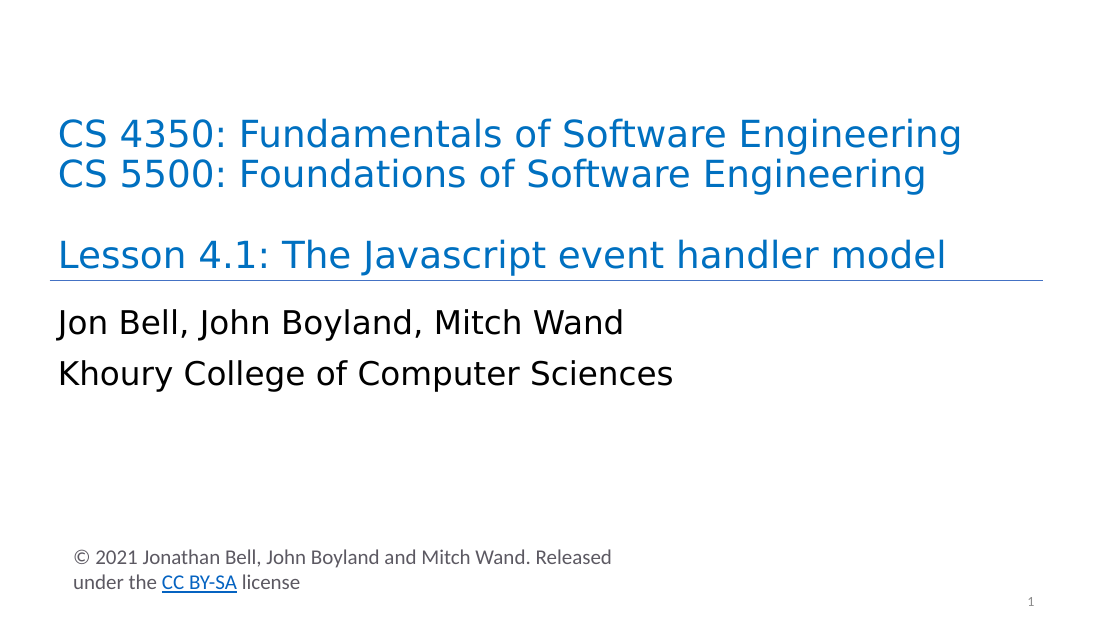
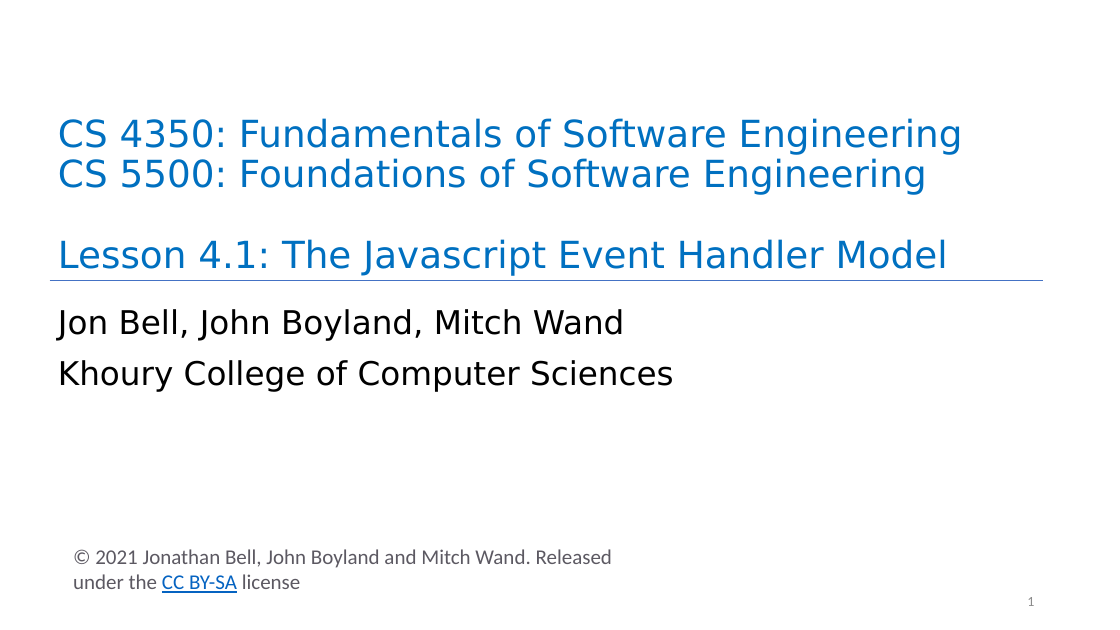
Before and after one commit to neu-se/CS4530-CS5500-Spring-2021, a slide deck: slide 1 of Slides/Lesson 4.1 The JavaScript Handler Model.pptx. Drawn at 1120x630 pixels with LibreOffice and Linux fonts; fonts in the diff are those of the drawing. Boxes give left, top, right and bottom in pixels: in the first picture for what was removed or moved away, otherwise in the second. Text is boxed around its words. In the diff, an @@ line names an element or a change of style, - is before the commit and + after.

```diff
--- a/Slides/Lesson 4.1 The JavaScript Handler Model.pptx
+++ b/Slides/Lesson 4.1 The JavaScript Handler Model.pptx
@@ title at (x1=58, y1=118, x2=963, y2=275): text changed @@
-CS 4350: Fundamentals of Software Engineering
-CS 5500: Foundations of Software Engineering
-Lesson 4.1: The Javascript event handler model
+CS 4350: Fundamentals of Software Engineering
+CS 5500: Foundations of Software Engineering
+Lesson 4.1: The Javascript Event Handler Model
```
Also in this commit, not shown: 10 other slides changed, 1 slide added, 2 other files.
